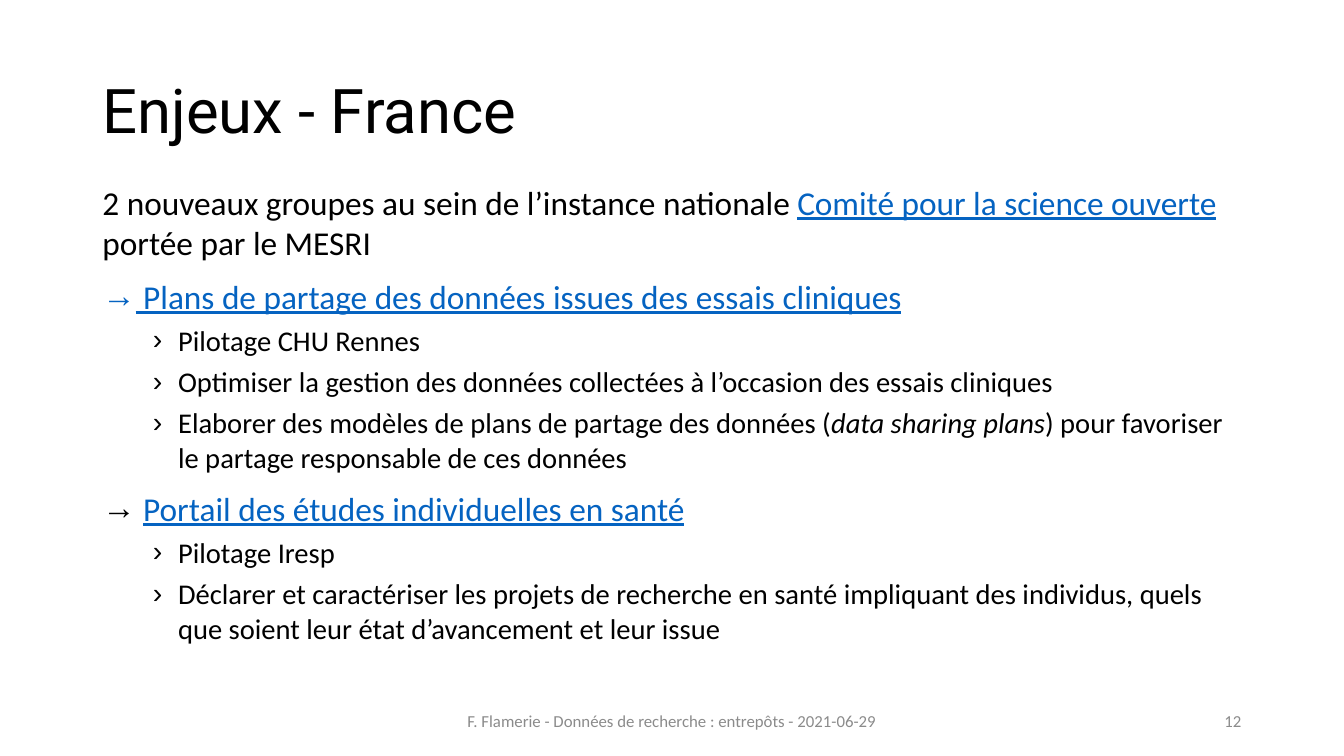
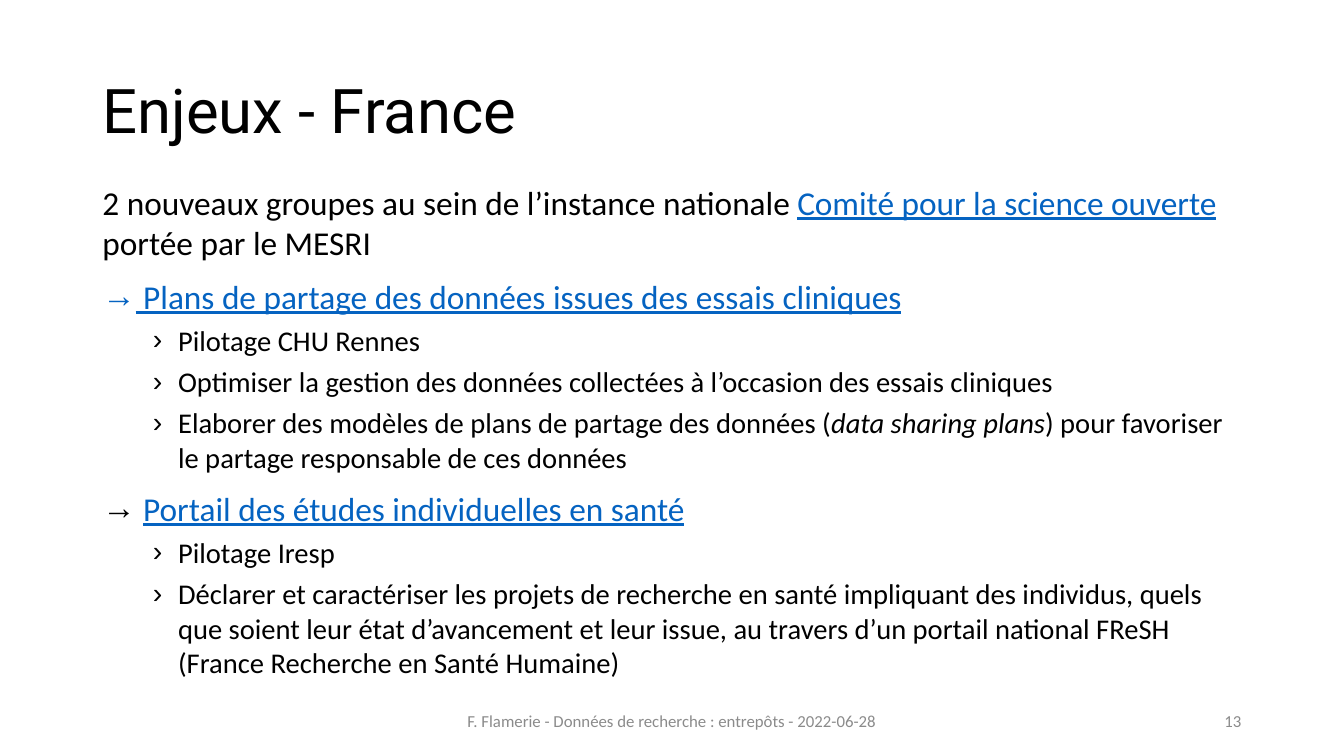
Before and after one commit to fflamerie/formbiblio, a slide deck: slide 13 of docs/module3-4_oa_zenodo.pptx (slide 12 before the commit). Drawn at 1344x756 pixels with LibreOffice and Linux fonts; fonts in the diff are those of the drawing. Boxes give left, top, right and bottom in pixels: in the first picture for what was removed or moved away, otherwise in the second. Text is boxed around its words. In the diff, an @@ line names an element or a change of style, - is before the commit and + after.

```diff
--- a/docs/module3-4_oa_zenodo.pptx
+++ b/docs/module3-4_oa_zenodo.pptx
@@ text at (178, 584, 1202, 677): text changed @@
-  › Déclarer et caractériser les projets de recherche en santé impliquant des individus, quels que soient leur état d’avancement et leur issue
+  › Déclarer et caractériser les projets de recherche en santé impliquant des individus, quels que soient leur état d’avancement et leur issue, au travers d’un portail national FReSH (France Recherche en Santé Humaine)
@@ text at (467, 715, 875, 730): text changed @@
-F. Flamerie - Données de recherche : entrepôts - 2021-06-29
+F. Flamerie - Données de recherche : entrepôts - 2022-06-28
@@ page number at (1224, 716, 1241, 727): text changed @@
-12
+13
```
Also in this commit, not shown: 23 other slides changed, 4 slides added, 1 slide removed, 15 other files.
